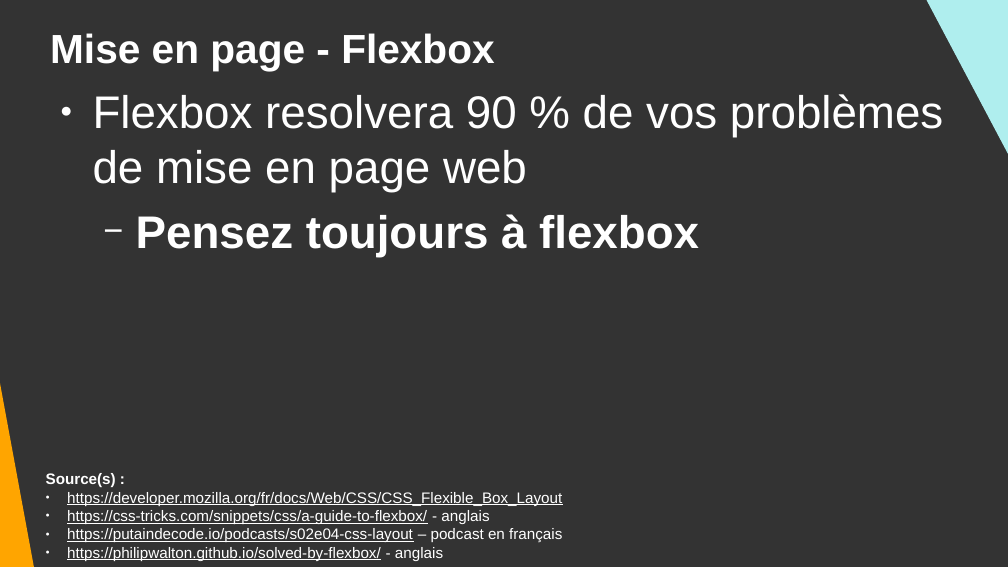
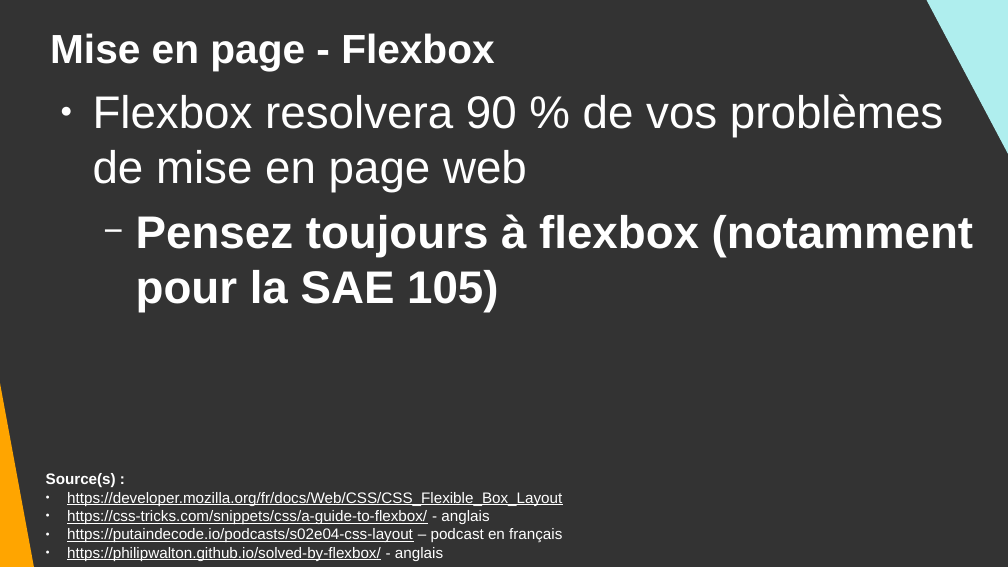
Before and after one commit to DanYellow/cours, a slide deck: slide 10 of integration-web-s1/travaux-pratiques/numero-8/presentation.odp. Drawn at 1008x567 pixels with LibreOffice and Linux fonts; fonts in the diff are those of the drawing. Boxes give left, top, right and bottom in pixels: in the first picture for what was removed or moved away, otherwise in the second. Text is boxed around its words. In the diff, an @@ line names an element or a change of style, - is before the commit and + after.

```diff
--- a/integration-web-s1/travaux-pratiques/numero-8/presentation.odp
+++ b/integration-web-s1/travaux-pratiques/numero-8/presentation.odp
@@ text at <box>136,214,973,312</box>: text changed @@
-  − Pensez toujours à flexbox
+  − Pensez toujours à flexbox (notamment pour la SAE 105)
```
Also in this commit, not shown: 15 other slides changed, 3 other files.
